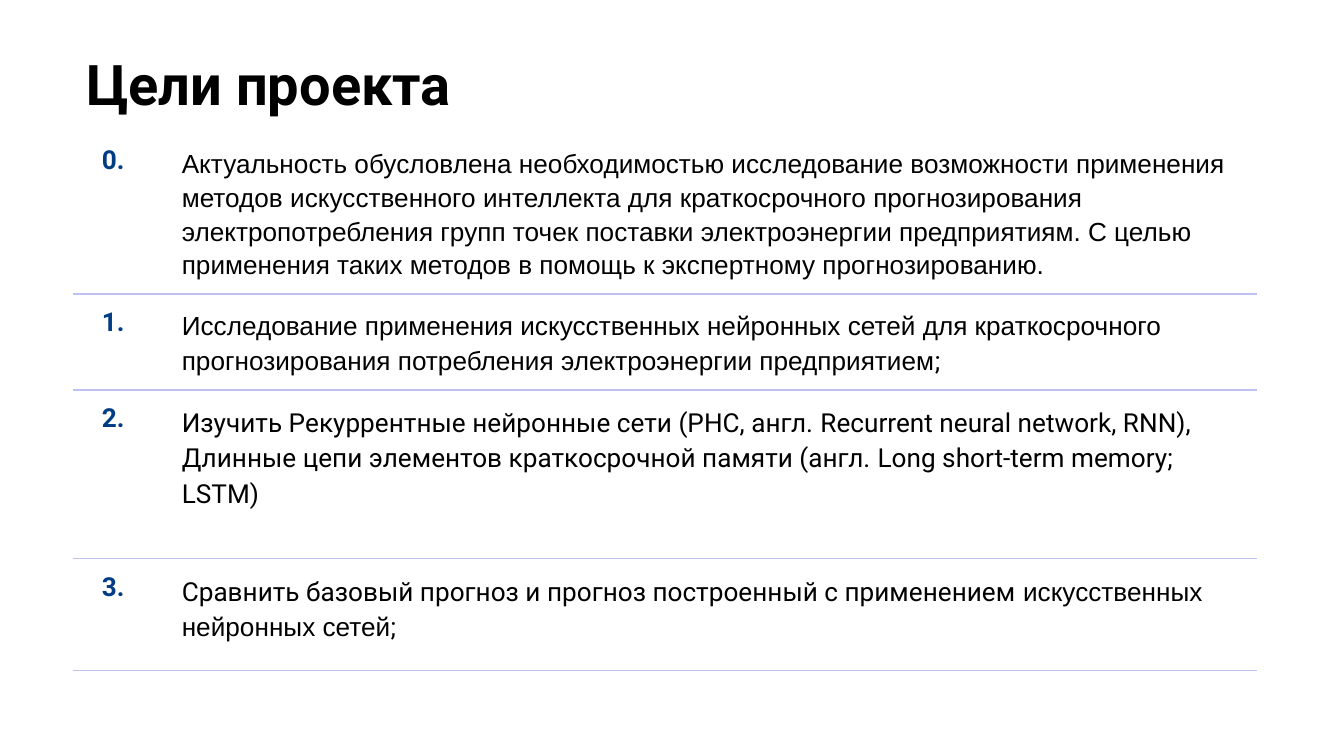
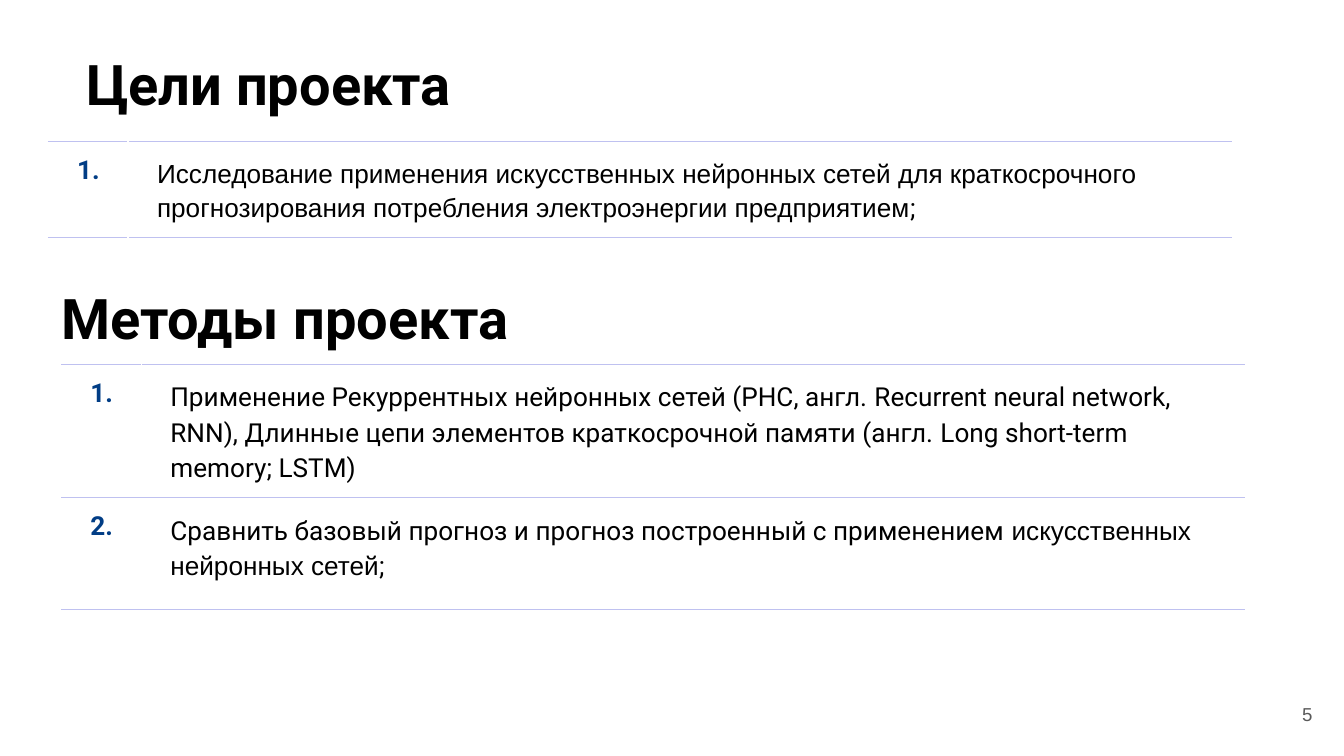
Before and after one commit to smddyakonov/otus_ds_dyakonov, a slide deck: slide 5 of hw-19/Презентация.pptx. Drawn at 1344x756 pixels with LibreOffice and Linux fonts; fonts in the diff are those of the drawing; background and template pictures are left out. Boxes give left, top, right and bottom in pixels: in the first picture for what was removed or moved away, otherwise in the second. Text is boxed around its words. In the diff, an @@ line names an element or a change of style, - is before the commit and + after.

```diff
--- a/hw-19/Презентация.pptx
+++ b/hw-19/Презентация.pptx
@@ table added at box(48, 141, 1232, 238), 1 rows, 2 columns @@
+1. | Исследование применения искусственных нейронных сетей для краткосрочного прогнозирования потребления электроэнергии предприятием;
@@ text added at box(61, 299, 508, 351), 30 pt, text #000000, bold @@
+Методы проекта
@@ table at box(62, 364, 1246, 609) @@
-row 1: 0. | Актуальность обусловлена необходимостью исследование возможности применения методов искусственного интеллекта для краткосрочного прогнозирования электропотребления групп точек поставки электроэнергии предприятиям. С целью применения таких методов в помощь к экспертному прогнозированию.
-row 2: 1. | Исследование применения искусственных нейронных сетей для краткосрочного прогнозирования потребления электроэнергии предприятием;
-row 3: 2. | Изучить Рекуррентные нейронные сети (РНС, англ. Recurrent neural network, RNN), Длинные цепи элементов краткосрочной памяти (англ. Long short-term memory; LSTM)
-row 4: 3. | Сравнить базовый прогноз и прогноз построенный с применением искусственных нейронных сетей;
+row 1: 1. | Применение Рекуррентных нейронных сетей (РНС, англ. Recurrent neural network, RNN), Длинные цепи элементов краткосрочной памяти (англ. Long short-term memory; LSTM)
+row 2: 2. | Сравнить базовый прогноз и прогноз построенный с применением искусственных нейронных сетей;
@@ table: place and size @@
-table at box(73, 132, 1257, 677)
+table at box(62, 364, 1246, 609)
@@ page number added at box(1302, 708, 1312, 721), 10 pt, text #595959 @@
+5
```
Also in this commit, not shown: 16 other slides changed, 7 slides added, 2 other files.
